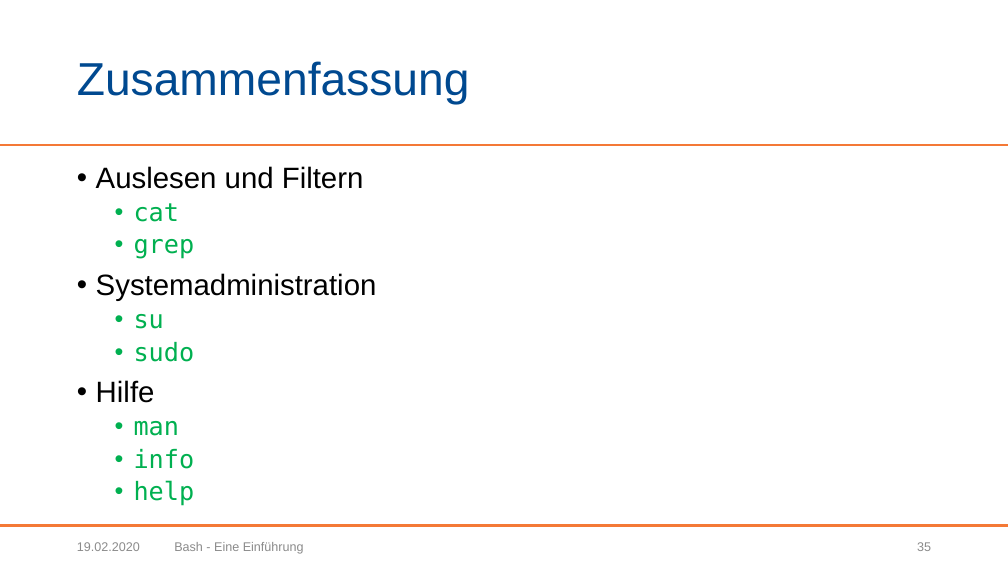
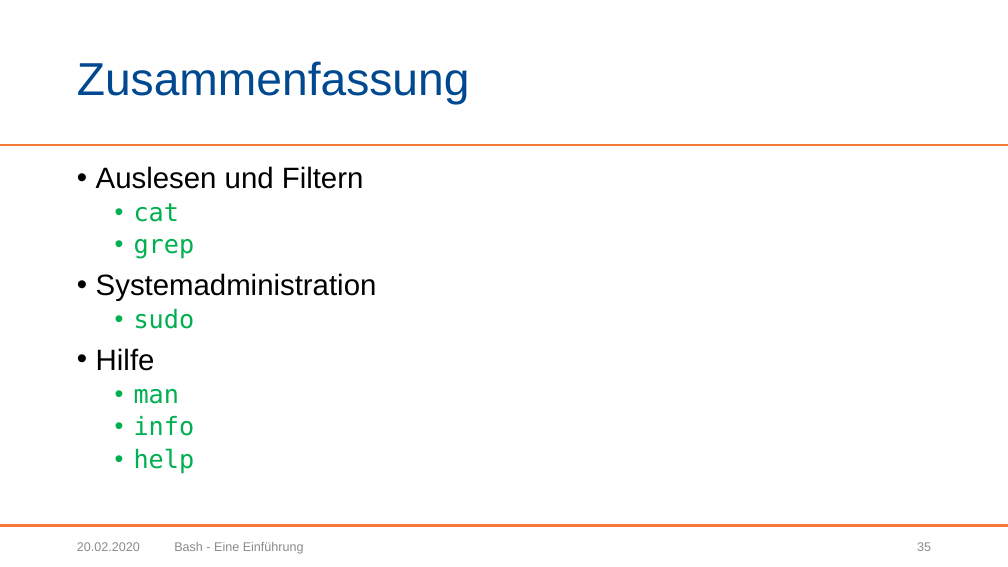
Before and after one commit to BogyMitutoyoCTL/AI-Preparation, a slide deck: slide 35 of presentation/Bash.pptx. Drawn at 1008x567 pixels with LibreOffice and Linux fonts; fonts in the diff are those of the drawing; background and template pictures are left out. Boxes give left, top, right and bottom in pixels: in the first picture for what was removed or moved away, otherwise in the second. Text is boxed around its words. In the diff, an @@ line names an element or a change of style, - is before the commit and + after.

```diff
--- a/presentation/Bash.pptx
+++ b/presentation/Bash.pptx
@@ text at bbox=[134, 314, 164, 329]: paragraph removed @@
-  • su
@@ text at bbox=[77, 542, 140, 551]: text changed @@
-19.02.2020
+20.02.2020
```
Also in this commit, not shown: 34 other slides changed, 1 slide added, 1 slide removed.
